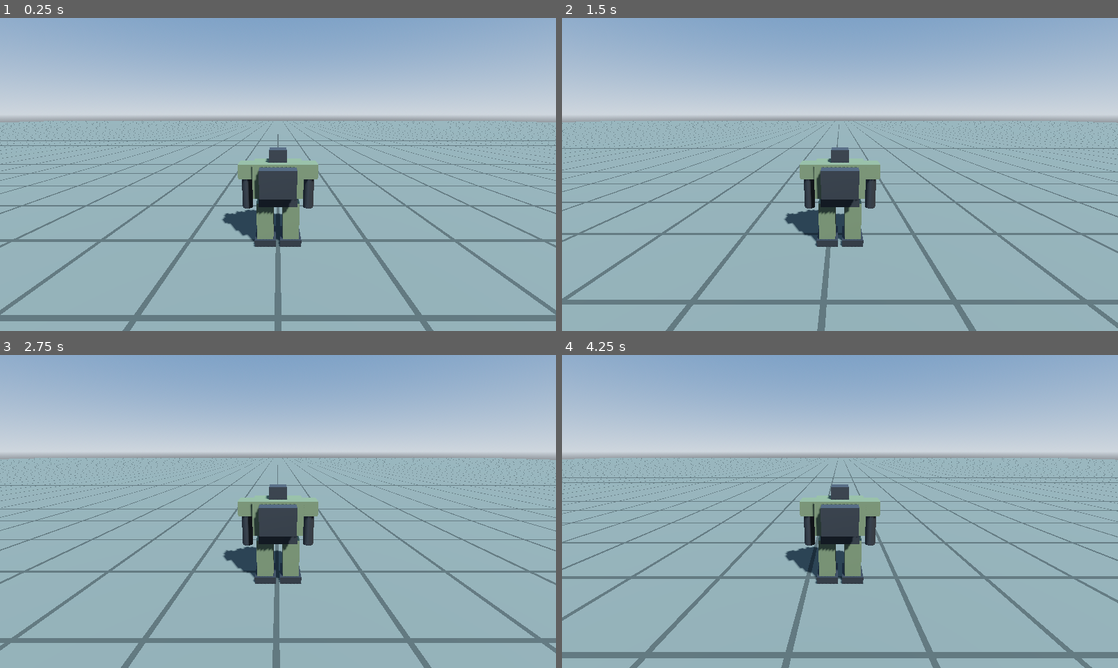
Above: before the commit, frames 1-4 (two rows, left to right).
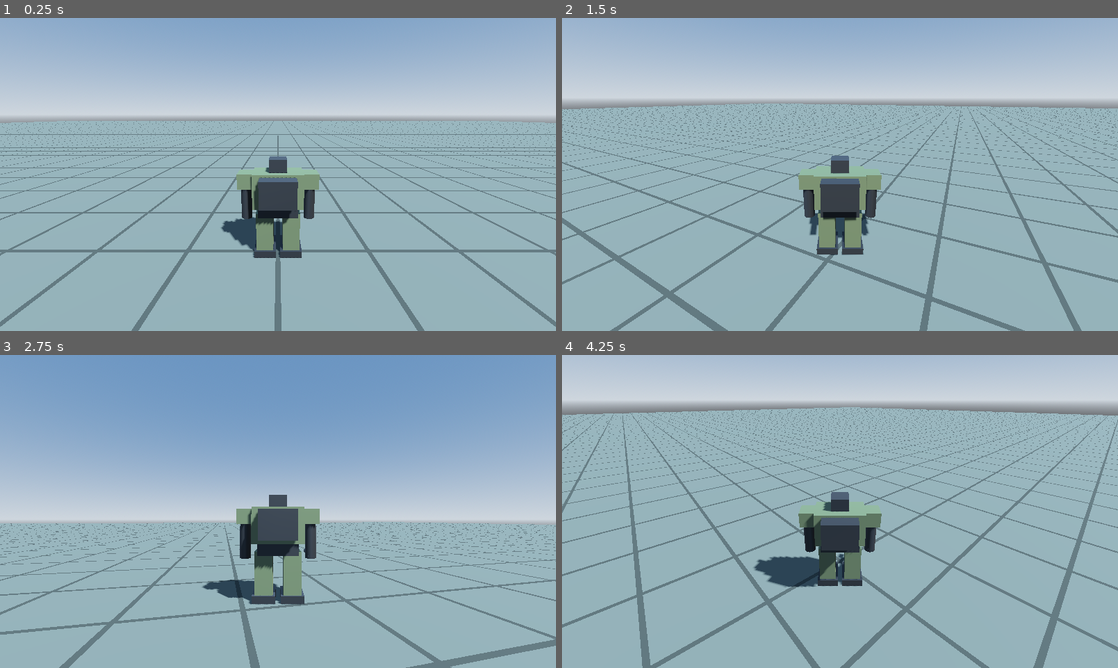
Above: after the commit, the same moments.

Repository: Sierra-117605/ARSENAL-FRONT
Game: Godot game, scene res://scenes/field_3d.tscn
Two runs of this game, one before a commit and one after it. Both use one fixed random seed, a clock stepped at 60 frames per second and the inputs below.
Inputs (mouse positions are in pixels of both pictures, inside the frame that each line leads up to):
- Up to frame 1 (0.25 s): no input
- Up to frame 2 (1.5 s): tap Enter at 0.5 s; move the mouse to (962, 158) at 0.52 s; hold D (move_right) 0.53-1.28 s; click (962, 158) at 0.67 s; move the mouse to (728, 190) at 1.27 s; hold S (move_back) from 1.28 s (still down); click (728, 190) at 1.42 s
- Up to frame 3 (2.75 s): move the mouse to (333, 442) at 2.02 s; release S (move_back) at 2.03 s; hold D (move_right) from 2.03 s (still down); click (333, 442) at 2.17 s
- Up to frame 4 (4.25 s): move the mouse to (812, 574) at 2.77 s; release D (move_right) at 2.78 s; hold W (move_forward) 2.78-3.53 s; click (812, 574) at 2.92 s; move the mouse to (1006, 558) at 3.52 s; hold A (move_left) from 3.53 s (still down); click (1006, 558) at 3.67 s; tap Escape at 4.15 s

The runs differ from the first frame. In frame 1, 14% of the frame differs, in the area x 0-100%, y 32-100%; in frame 2, 19%; in frame 3, 51%, in the area x 0-100%, y 0-100%; in frame 4, 43%.

Commit message:
N1-3: マウスでカメラ回転 + 機体がカメラ向きに追従 + 視点差し替えの仕組み + Esc でカーソル解放
Co-Authored-By: Claude Opus 5 <noreply@anthropic.com>

Diff:
--- a/scenes/field_3d.tscn
+++ b/scenes/field_3d.tscn
@@ -1,9 +1,10 @@
-[gd_scene load_steps=13 format=3]
+[gd_scene load_steps=14 format=3]
 
 [ext_resource type="PackedScene" path="res://scenes/robot.tscn" id="1_robot"]
 [ext_resource type="Script" path="res://scripts/action/camera_rig.gd" id="2_rig"]
 [ext_resource type="Script" path="res://scripts/action/occupant.gd" id="3_occ"]
 [ext_resource type="Script" path="res://scripts/action/player_input.gd" id="4_input"]
+[ext_resource type="Script" path="res://scripts/action/third_person_view.gd" id="5_tpv"]
 
 [sub_resource type="ProceduralSkyMaterial" id="SkyMat"]
 sky_top_color = Color(0.32, 0.45, 0.62, 1)
@@ -71,9 +72,10 @@
 script = ExtResource("3_occ")
 start_seat = NodePath("../Robot/DriverSeat")
 
-[node name="PlayerInput" type="Node" parent="." node_paths=PackedStringArray("occupant")]
+[node name="PlayerInput" type="Node" parent="." node_paths=PackedStringArray("occupant", "camera_rig")]
 script = ExtResource("4_input")
 occupant = NodePath("../Pilot")
+camera_rig = NodePath("../CameraRig")
 
 [node name="CameraRig" type="Node3D" parent="." node_paths=PackedStringArray("target")]
 script = ExtResource("2_rig")
@@ -83,3 +85,7 @@
 transform = Transform3D(1, 0, 0, 0, 0.9659, 0.2588, 0, -0.2588, 0.9659, 0, 5.5, 9)
 current = true
 fov = 70.0
+
+[node name="ThirdPersonView" type="Node" parent="CameraRig"]
+script = ExtResource("5_tpv")
+view_name = "三人称"
--- a/scripts/action/camera_rig.gd
+++ b/scripts/action/camera_rig.gd
@@ -1,13 +1,59 @@
 class_name CameraRig
 extends Node3D
-## 追いかけカメラの土台。追う対象の位置に毎フレーム移動する。
-## 子に置いた Camera3D が、この土台からの相対位置で機体を映す。
-## （N1-3 で視点の差し替え＝三人称／将来のコックピットの仕組みを入れる）
+## カメラの土台。見ている方向（yaw/pitch）を持ち、今の視点(CameraView)にカメラを動かしてもらう。
+## 視点は子に置いた CameraView。後からコックピット視点などを子に足せば切り替えられる（SPEC §0.3-3）。
 
 ## 追いかける対象
 @export var target: Node3D
+## 上を向ける限界（度）。これ以上だとカメラが地面に潜る
+@export var pitch_max_deg: float = 15.0
+## 下を向ける限界（度）
+@export var pitch_min_deg: float = -60.0
+
+## 見ている方向の水平角（ラジアン。0 = 最初の正面、+ で左回り）
+var yaw: float = 0.0
+## 見ている方向の上下角（ラジアン。- で下向き）
+var pitch: float = deg_to_rad(-15.0)
+## 今使っている視点の番号
+var view_index: int = 0
+
+@onready var camera: Camera3D = $Camera3D
 
 
 func _process(_delta: float) -> void:
-	if target != null:
-		global_position = target.global_position
+	if target == null:
+		return
+	global_position = target.global_position
+	var view := get_current_view()
+	if view != null:
+		view.update_camera(camera, target, yaw, pitch)
+
+
+## 見ている方向を回す（マウスの動き量をラジアンで受け取る）
+func add_look(d_yaw: float, d_pitch: float) -> void:
+	yaw = wrapf(yaw + d_yaw, -PI, PI)
+	pitch = clampf(pitch + d_pitch, deg_to_rad(pitch_min_deg), deg_to_rad(pitch_max_deg))
+
+
+## 登録されている視点の一覧
+func get_views() -> Array[CameraView]:
+	var views: Array[CameraView] = []
+	for child in get_children():
+		if child is CameraView:
+			views.append(child)
+	return views
+
+
+## 今の視点
+func get_current_view() -> CameraView:
+	var views := get_views()
+	if views.is_empty():
+		return null
+	return views[clampi(view_index, 0, views.size() - 1)]
+
+
+## 次の視点に切り替える（Phase 1 は三人称だけなので変化なし）
+func next_view() -> void:
+	var count := get_views().size()
+	if count > 0:
+		view_index = (view_index + 1) % count
--- /dev/null
+++ b/scripts/action/camera_view.gd
@@ -0,0 +1,12 @@
+class_name CameraView
+extends Node
+## 視点の共通土台（SPEC §0.3-3）。CameraRig の子として置く。
+## 三人称・コックピットなど、視点ごとに継承して update_camera を書く。
+
+## 画面に表示する視点の名前（切り替え UI 用）
+@export var view_name: String = ""
+
+
+## カメラの位置と向きを決める。yaw/pitch は見ている方向（ラジアン）
+func update_camera(_camera: Camera3D, _target: Node3D, _yaw: float, _pitch: float) -> void:
+	pass
--- a/scripts/action/player_input.gd
+++ b/scripts/action/player_input.gd
@@ -2,13 +2,39 @@
 extends Node
 ## プレイヤーのキー・マウス操作を読み取り、操縦入力にして乗員へ渡す。
 ## 流れ：キー操作 → PlayerInput → 乗員(Occupant) → 操縦席(Seat) → 乗り物(Pilotable)
+## マウスの動きはカメラ土台(CameraRig)の向きを回し、その向きを操縦入力に載せる。
 
 ## 操作を渡す相手の乗員
 @export var occupant: Occupant
+## 見ている方向を持つカメラ土台
+@export var camera_rig: CameraRig
+## マウス感度（1 ピクセル動かしたときに回る角度・ラジアン）
+@export var mouse_sensitivity: float = 0.003
+
+## マウスでカメラを回せる状態か（Esc で解除、画面クリックで再開）
+var look_enabled: bool = true
 
 
 func _ready() -> void:
 	InputActions.ensure_registered()
+	_set_look_enabled(true)
+
+
+func _unhandled_input(event: InputEvent) -> void:
+	# Esc：マウスカーソルを戻す
+	if event is InputEventKey and event.pressed and event.physical_keycode == KEY_ESCAPE:
+		_set_look_enabled(false)
+		return
+	# カーソルが出ている時の左クリック：再びカメラ操作に戻る（このクリックでは撃たない）
+	if event is InputEventMouseButton and event.pressed and not look_enabled:
+		if event.button_index == MOUSE_BUTTON_LEFT:
+			_set_look_enabled(true)
+			get_viewport().set_input_as_handled()
+		return
+	# マウスの動き：カメラを回す（右へ動かすと右を向く、上へ動かすと上を向く）
+	if event is InputEventMouseMotion and look_enabled and camera_rig != null:
+		var d: Vector2 = event.screen_relative
+		camera_rig.add_look(-d.x * mouse_sensitivity, -d.y * mouse_sensitivity)
 
 
 func _physics_process(_delta: float) -> void:
@@ -21,4 +47,13 @@
 		InputActions.MOVE_FORWARD, InputActions.MOVE_BACK)
 	control["move_x"] = move.x
 	control["move_z"] = move.y
+	if camera_rig != null:
+		control["yaw"] = camera_rig.yaw
+		control["pitch"] = camera_rig.pitch
 	occupant.send_control(control)
+
+
+## カメラ操作の有効/無効を切り替え、マウスカーソルの表示を合わせる
+func _set_look_enabled(enabled: bool) -> void:
+	look_enabled = enabled
+	Input.mouse_mode = Input.MOUSE_MODE_CAPTURED if enabled else Input.MOUSE_MODE_VISIBLE
--- a/scripts/action/robot.gd
+++ b/scripts/action/robot.gd
@@ -12,6 +12,8 @@
 
 
 func _physics_process(delta: float) -> void:
+	# 機体をカメラの向き（操縦入力の yaw）に合わせる（SPEC §0.7）
+	rotation.y = control["yaw"]
 	# 入力を機体の向き基準の方向に直す（前 = 機体の正面）
 	var input_dir := Vector3(control["move_x"], 0.0, control["move_z"])
 	if input_dir.length() > 1.0:
--- /dev/null
+++ b/scripts/action/third_person_view.gd
@@ -0,0 +1,19 @@
+class_name ThirdPersonView
+extends CameraView
+## 三人称視点：機体の後ろ上方から、見ている方向を映す。
+
+## 回転の中心の高さ（機体の足元から。胸〜頭のあたり）
+@export var pivot_height: float = 3.5
+## 回転の中心からカメラまでの距離
+@export var distance: float = 9.0
+## カメラが地面に潜らないための最低の高さ
+@export var min_camera_height: float = 0.5
+
+
+func update_camera(camera: Camera3D, target: Node3D, yaw: float, pitch: float) -> void:
+	var pivot := target.global_position + Vector3(0.0, pivot_height, 0.0)
+	var look := Basis.from_euler(Vector3(pitch, yaw, 0.0))
+	# 見ている方向の真後ろに下がった位置にカメラを置く
+	var pos := pivot + look * Vector3(0.0, 0.0, distance)
+	pos.y = maxf(pos.y, target.global_position.y + min_camera_height)
+	camera.global_transform = Transform3D(look, pos)
--- /dev/null
+++ b/tests/test_n1_3_look.gd
@@ -0,0 +1,114 @@
+extends SceneTree
+## N1-3 の自動確認：マウスでカメラを回し、ロボットがカメラの向きに追従するか調べる。
+## 実行：Godot_console.exe --headless --path . --script res://tests/test_n1_3_look.gd
+
+var field: Node
+var robot: Robot
+var rig: CameraRig
+var input: PlayerInput
+var camera: Camera3D
+var frame := 0
+var failed := false
+var start_pos := Vector3.ZERO
+var yaw_before := 0.0
+
+
+func _initialize() -> void:
+	field = load("res://scenes/field_3d.tscn").instantiate()
+	root.add_child(field)
+	robot = field.get_node("Robot")
+	rig = field.get_node("CameraRig")
+	input = field.get_node("PlayerInput")
+	camera = field.get_node("CameraRig/Camera3D")
+
+
+func _physics_process(_delta: float) -> bool:
+	frame += 1
+	match frame:
+		30:
+			_mouse(Vector2(300, 0))  # マウスを右へ
+		35:
+			_check_turn_right()
+			start_pos = robot.global_position
+			Input.action_press("move_forward")
+		95:
+			Input.action_release("move_forward")
+			_check_walk_forward()
+			_mouse(Vector2(0, -3000))  # マウスを上へ大きく
+		100:
+			_check_pitch_up_limit()
+			_mouse(Vector2(0, 6000))  # マウスを下へ大きく
+		105:
+			_check_pitch_down_limit()
+			_key_esc()
+		110:
+			yaw_before = rig.yaw
+			_mouse(Vector2(300, 0))
+		115:
+			_check_esc()
+			_click()
+		120:
+			_report(input.look_enabled, "画面クリックでカメラ操作に戻る")
+			print("RESULT: ", "FAIL" if failed else "PASS")
+			return true
+	return false
+
+
+func _check_turn_right() -> void:
+	# 右を向く = 上から見て時計回り = yaw がマイナス
+	_report(rig.yaw < -0.5, "マウス右でカメラが右を向く (yaw %.2f)" % rig.yaw)
+	_report(absf(robot.rotation.y - rig.yaw) < 0.01, "ロボットがカメラと同じ向き (機体 %.2f / カメラ %.2f)" % [robot.rotation.y, rig.yaw])
+	var back := robot.global_transform.basis.z  # 機体の背中側
+	var to_cam := camera.global_position - robot.global_position
+	to_cam.y = 0.0
+	_report(to_cam.normalized().dot(back) > 0.95, "カメラが機体の真後ろにいる")
+
+
+func _check_walk_forward() -> void:
+	var moved := robot.global_position - start_pos
+	moved.y = 0.0
+	var forward := -robot.global_transform.basis.z
+	_report(moved.length() > 3.0 and moved.normalized().dot(forward) > 0.95,
+		"向いた方向に W で歩く (移動量 %.2fm)" % moved.length())
+
+
+func _check_pitch_up_limit() -> void:
+	_report(is_equal_approx(rig.pitch, deg_to_rad(rig.pitch_max_deg)), "上向きは %.0f° で止まる (今 %.1f°)" % [rig.pitch_max_deg, rad_to_deg(rig.pitch)])
+	_report(camera.global_position.y > robot.global_position.y, "上を向いてもカメラが地面に潜らない (高さ %.2f)" % camera.global_position.y)
+
+
+func _check_pitch_down_limit() -> void:
+	_report(is_equal_approx(rig.pitch, deg_to_rad(rig.pitch_min_deg)), "下向きは %.0f° で止まる (今 %.1f°)" % [rig.pitch_min_deg, rad_to_deg(rig.pitch)])
+
+
+func _check_esc() -> void:
+	_report(not input.look_enabled, "Esc でカメラ操作が止まる")
+	_report(is_equal_approx(rig.yaw, yaw_before), "Esc 中はマウスを動かしてもカメラが回らない")
+
+
+func _mouse(d: Vector2) -> void:
+	var ev := InputEventMouseMotion.new()
+	ev.relative = d
+	ev.screen_relative = d
+	Input.parse_input_event(ev)
+
+
+func _key_esc() -> void:
+	var ev := InputEventKey.new()
+	ev.physical_keycode = KEY_ESCAPE
+	ev.keycode = KEY_ESCAPE
+	ev.pressed = true
+	Input.parse_input_event(ev)
+
+
+func _click() -> void:
+	var ev := InputEventMouseButton.new()
+	ev.button_index = MOUSE_BUTTON_LEFT
+	ev.pressed = true
+	Input.parse_input_event(ev)
+
+
+func _report(ok: bool, msg: String) -> void:
+	print("[", "OK" if ok else "NG", "] ", msg)
+	if not ok:
+		failed = true
Not shown, added: scripts/action/camera_view.gd.uid
Not shown, added: scripts/action/third_person_view.gd.uid
Not shown, added: tests/test_n1_3_look.gd.uid
Not shown, changed: KNOWLEDGE.md
Not shown, changed: TODO.md
